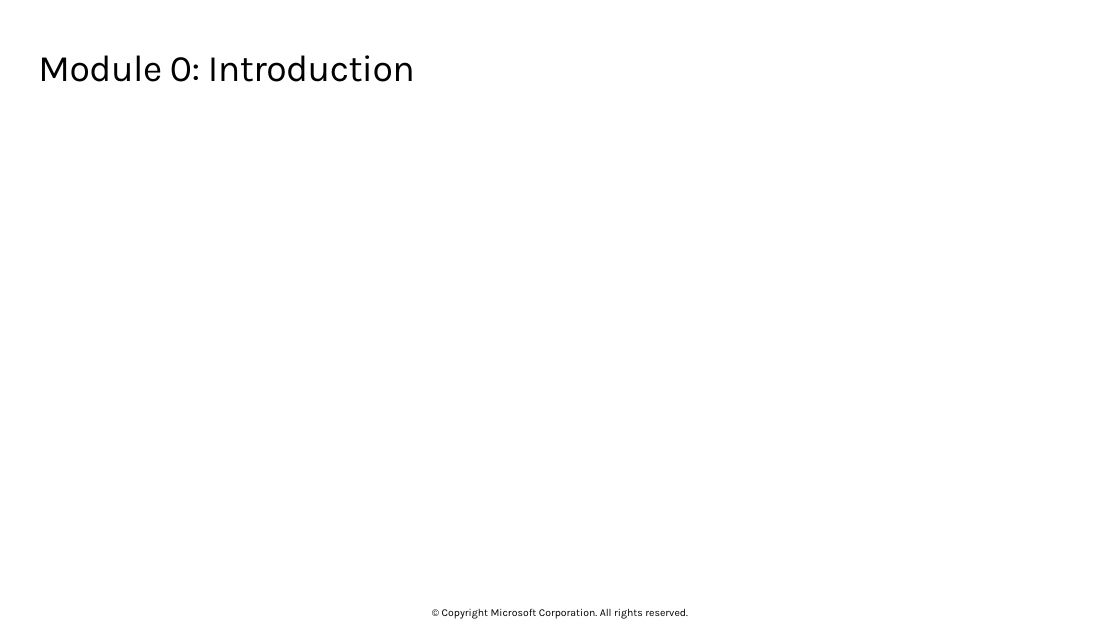
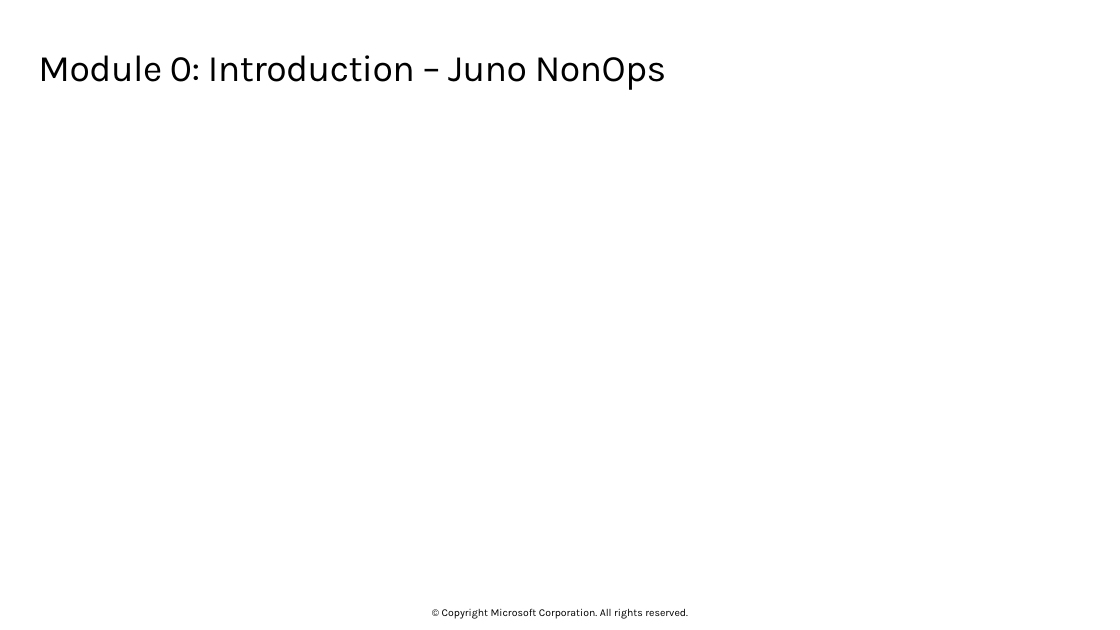
Before and after one commit to olprod/juno-nonops-demo, a slide deck: slide 2 of AZ-040T00A__M00.pptx. Drawn at 1120x630 pixels with LibreOffice and Linux fonts; fonts in the diff are those of the drawing; background and template pictures are left out. Boxes give left, top, right and bottom in pixels: in the first picture for what was removed or moved away, otherwise in the second. Text is boxed around its words. In the diff, an @@ line names an element or a change of style, - is before the commit and + after.

```diff
--- a/AZ-040T00A__M00.pptx
+++ b/AZ-040T00A__M00.pptx
@@ title at [38,55,666,90]: text changed @@
-Module 0: Introduction
+Module 0: Introduction – Juno NonOps
```
